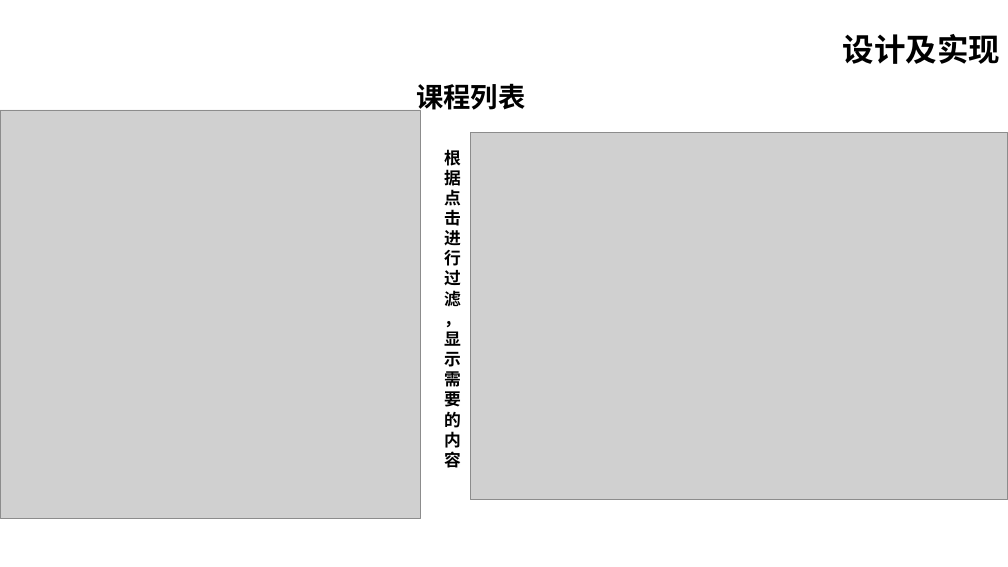
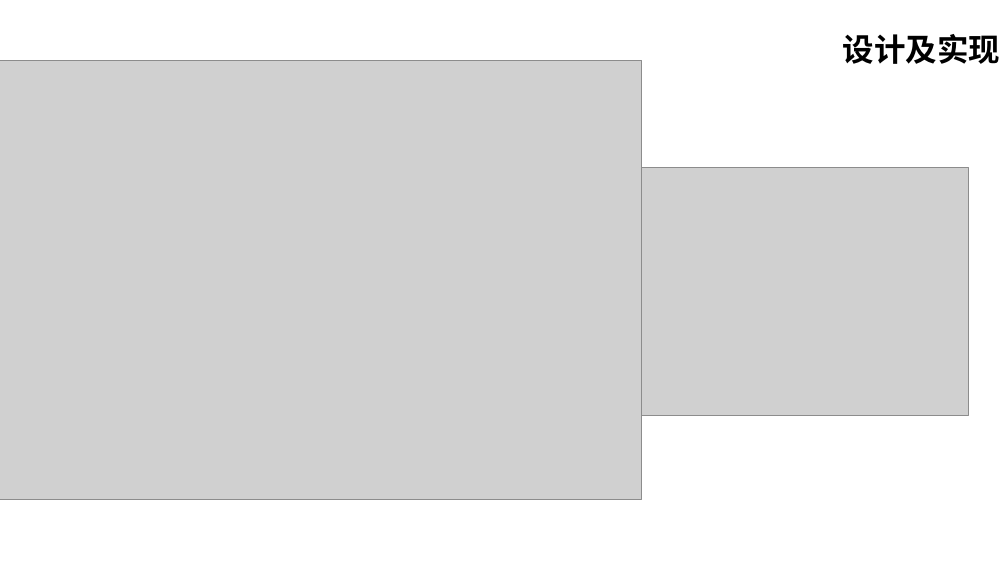
Before and after one commit to huiyaoren/CYMOOC, a slide deck: slide 14 of doc/传一在线教育网站.ppt (slide 13 before the commit). Drawn at 1008x567 pixels with LibreOffice and Linux fonts; fonts in the diff are those of the drawing; grey boxes stand for pictures. Boxes give left, top, right and bottom in pixels: in the first picture for what was removed or moved away, otherwise in the second. Text is boxed around its words. In the diff, an @@ line names an element or a change of style, - is before the commit and + after.

Commit message:
ppt

```diff
--- a/doc/传一在线教育网站.ppt
+++ b/doc/传一在线教育网站.ppt
@@ picture: place and size @@
-picture at (0,110,420,518)
+picture at (0,60,642,499)
@@ text removed at (416,83,525,115) @@
-课程列表
@@ picture: place and size @@
-picture at (470,132,1007,499)
+picture at (363,168,969,415)
@@ text removed at (444,150,461,448) @@
-根
-据
-点
-击
-进
-行
-过
-滤，
-显
-示
-需
-要
-的
-内
-容
```
Also in this commit, not shown: 6 other slides changed, 8 slides added, 9 slides removed, 1 other file.
